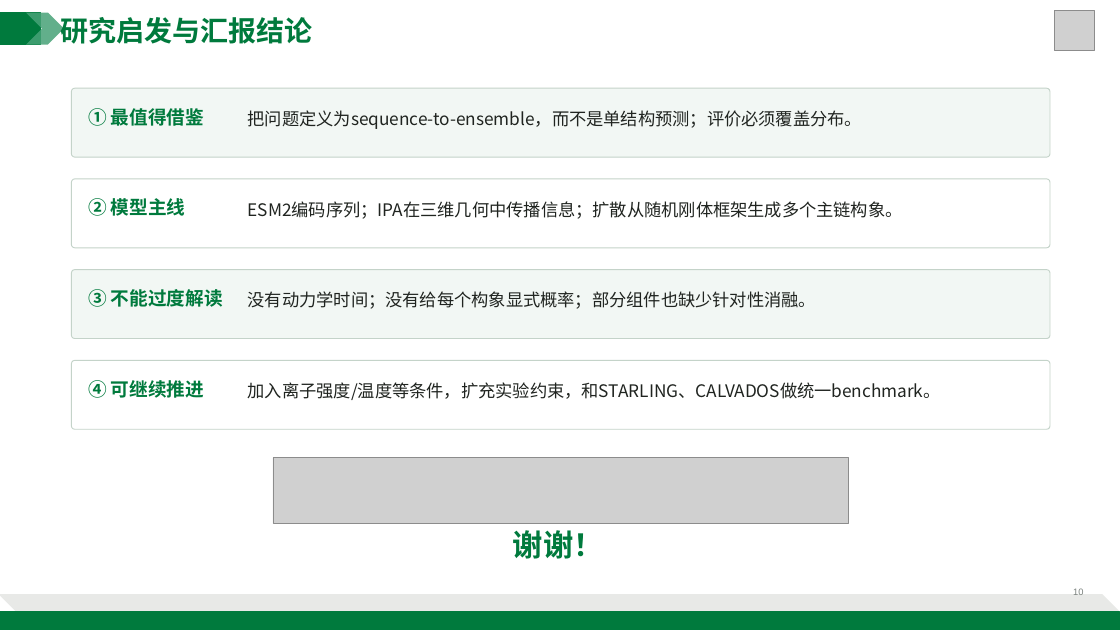
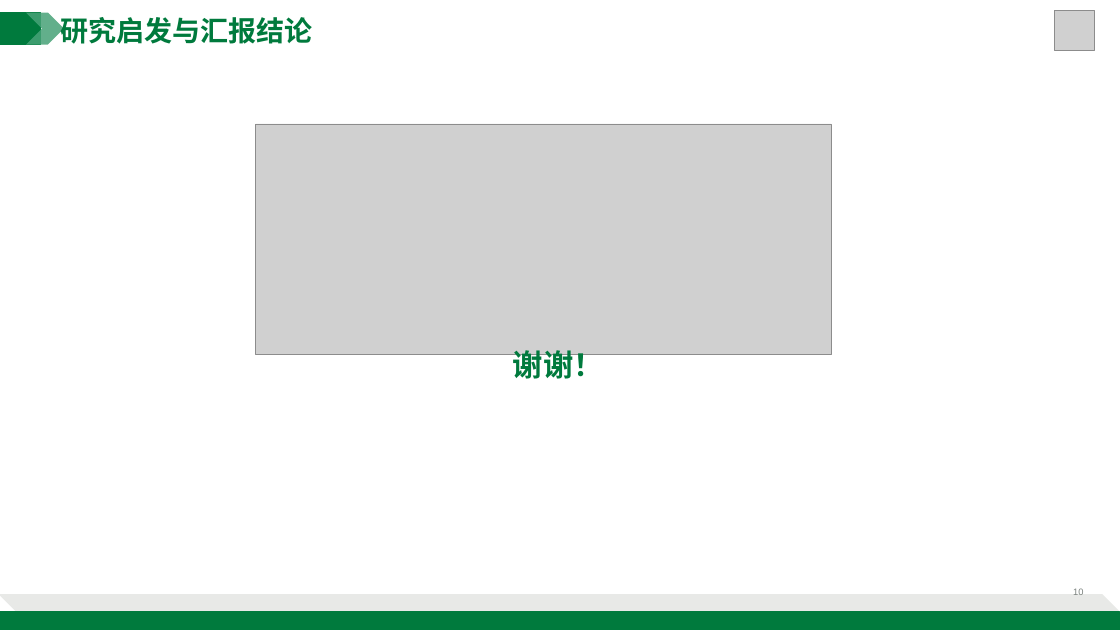
Before and after one commit to Doerrrr/paper, a slide deck: slide 8 of IDR IDP/Accurate Generation of Conformational Ensembles for Intrinsically Disordered Proteins with IDPFold/IDPFold_组会汇报_最终版_v4.pptx (slide 10 before the commit). Drawn at 1120x630 pixels with LibreOffice and Linux fonts; fonts in the diff are those of the drawing; grey boxes stand for pictures. Boxes give left, top, right and bottom in pixels: in the first picture for what was removed or moved away, otherwise in the second. Text is boxed around its words. In the diff, an @@ line names an element or a change of style, - is before the commit and + after.

```diff
--- a/IDR IDP/Accurate Generation of Conformational Ensembles for Intrinsically Disordered Proteins with IDPFold/IDPFold_组会汇报_最终版_v4.pptx
+++ b/IDR IDP/Accurate Generation of Conformational Ensembles for Intrinsically Disordered Proteins with IDPFold/IDPFold_组会汇报_最终版_v4.pptx
@@ rounded rectangle removed at (x1=71, y1=88, x2=1050, y2=157) @@
@@ text removed at (x1=88, y1=108, x2=204, y2=126) @@
-① 最值得借鉴
@@ text removed at (x1=248, y1=110, x2=862, y2=129) @@
-把问题定义为sequence-to-ensemble，而不是单结构预测；评价必须覆盖分布。
@@ picture resized from (x1=273, y1=458, x2=849, y2=523) to (x1=256, y1=124, x2=832, y2=355) @@
@@ rounded rectangle removed at (x1=71, y1=179, x2=1050, y2=248) @@
@@ text removed at (x1=88, y1=198, x2=185, y2=216) @@
-② 模型主线
@@ text removed at (x1=248, y1=201, x2=903, y2=219) @@
-ESM2编码序列；IPA在三维几何中传播信息；扩散从随机刚体框架生成多个主链构象。
@@ rounded rectangle removed at (x1=71, y1=270, x2=1050, y2=339) @@
@@ text removed at (x1=88, y1=289, x2=223, y2=307) @@
-③ 不能过度解读
@@ text removed at (x1=248, y1=291, x2=816, y2=309) @@
-没有动力学时间；没有给每个构象显式概率；部分组件也缺少针对性消融。
@@ text "谢谢！" rewrapped from (x1=513, y1=530, x2=604, y2=559) to (x1=513, y1=350, x2=604, y2=384) @@
@@ rounded rectangle removed at (x1=71, y1=360, x2=1050, y2=429) @@
@@ text removed at (x1=88, y1=380, x2=204, y2=398) @@
-④ 可继续推进
@@ text removed at (x1=248, y1=382, x2=941, y2=400) @@
-加入离子强度/温度等条件，扩充实验约束，和STARLING、CALVADOS做统一benchmark。
```
Also in this commit, not shown: 5 other slides changed, 2 slides removed, 25 other files.
